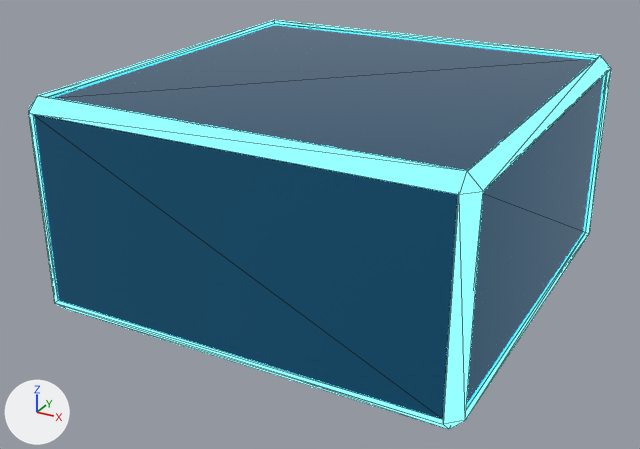
A saved change to the glTF model assets/environment/models/block-neon-large.glb.
Rendered twice from a 50 mm camera at (1.85, -3.58, 2.02) aimed at (-0.05, -0.13, 0.29). Arrows for +X, +Y and +Z are at lower left; the lights stay in place. Mesh edges are drawn as thin lines.

In view in the first picture: 'block-neon-large'.
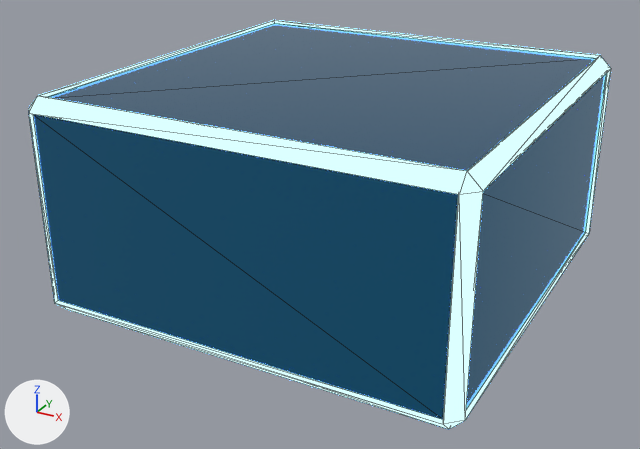
Location of each change, [x1, y1, x2, y2] in pixels of the pictures (640 x 449 px):
'block-neon-large', recoloured (cyan to white)
    both: [29, 20, 611, 429]

The change, as a list of edits to the scene's bpy script:
```text
Change mat_material_002:
    mat_material_002.emission_color: (0.0517, 0.587, 1.0) -> (0.102, 0.309, 1.0)  # cyan #40c9ff -> blue #5a97ff
```
